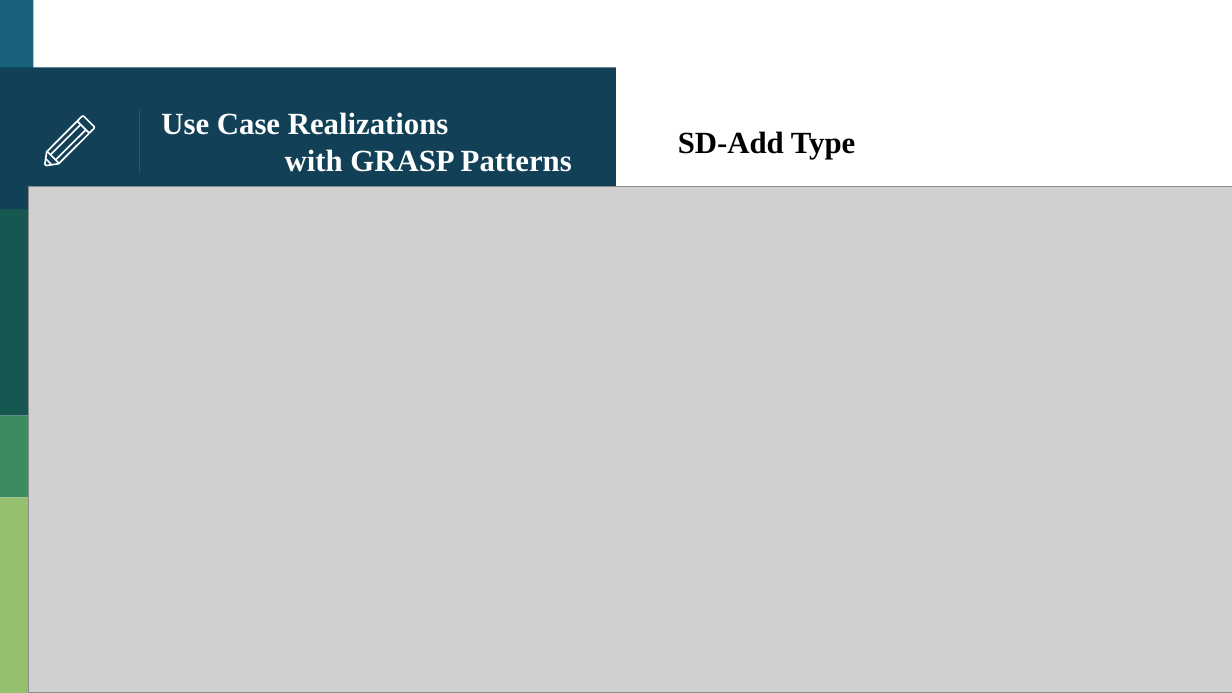
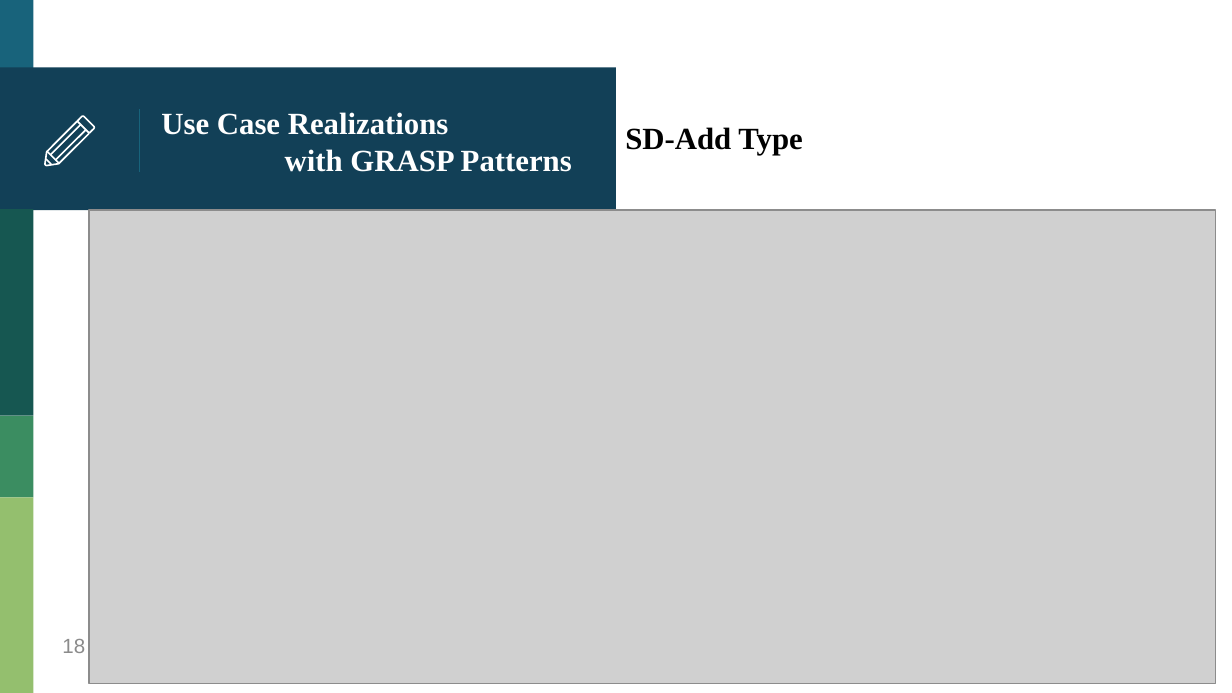
Before and after one commit to HankTwZhong/OOAD, a slide deck: slide 18 of OOAD_Midterm.pptx. Drawn at 1232x693 pixels with LibreOffice and Linux fonts; fonts in the diff are those of the drawing; grey boxes stand for pictures. Boxes give left, top, right and bottom in pixels: in the first picture for what was removed or moved away, otherwise in the second. Text is boxed around its words. In the diff, an @@ line names an element or a change of style, - is before the commit and + after.

```diff
--- a/OOAD_Midterm.pptx
+++ b/OOAD_Midterm.pptx
@@ text "SD-Add Type": place and size @@
-text "SD-Add Type" at bbox=[678, 131, 855, 159]
+text "SD-Add Type" at bbox=[625, 127, 802, 155]
@@ picture: place and size @@
-picture at bbox=[28, 187, 1232, 693]
+picture at bbox=[89, 211, 1215, 684]
@@ page number added at bbox=[62, 639, 85, 653], 12 pt, text #8C8C8C @@
+18
```
Also in this commit, not shown: 10 other slides changed, 7 other files.
